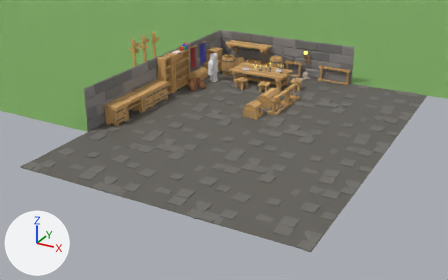
What one commit did to the Blender file Blender-environments/additional.blend.
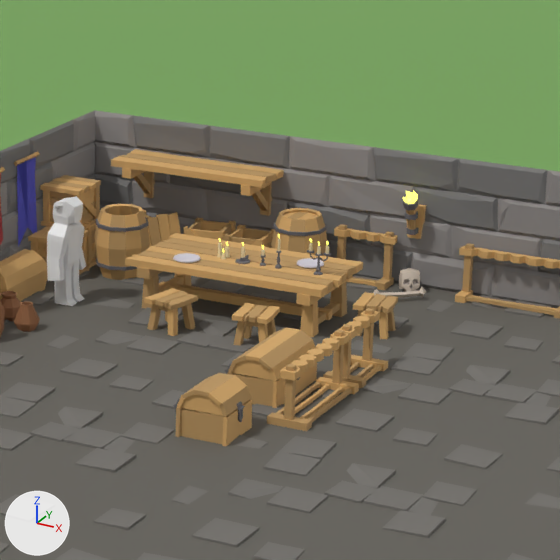
The first picture shows the older version from a camera (50 mm lens) standing at (15.32, -29.12, 10.61) and looking at (2.81, -6.38, -0.76). The close-ups show both versions on the part from 44% to 77% of the width and 0% to 54% of the height of that picture; other places that the commit changed are outside them. Lighting does not change. The marker at lower left points along +X, +Y and +Z.

In view in the first close-up: 'barrel_open', 'chest_double_lid.001', 'floor', 'floor.001', 'floor.002', 'hooman', 'shelf', 'table.001', 'wall.001', 'wall.003', 'weapon_rack_dual', 'weapon_rack_dual_2'.
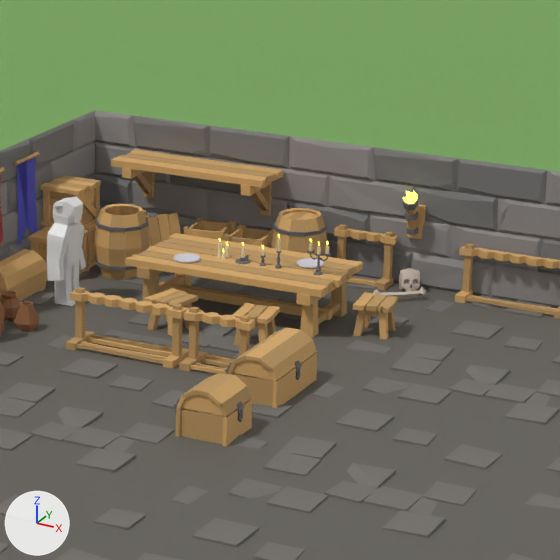
Patch to the scene script:
```diff
--- a/Blender-environments/additional.blend.py
+++ b/Blender-environments/additional.blend.py
@@ ob_weapon_rack_dual @@
 ob_weapon_rack_dual = bpy.data.objects.new('weapon_rack_dual', me_cube_049)
-ob_weapon_rack_dual.location = (4.2, -2.0, 0.0)
-ob_weapon_rack_dual.rotation_euler = (0.0, 0.0, -1.571)  # degrees (0, 0, -90)
+ob_weapon_rack_dual.location = (2.5, -2.68, 0.0)
+ob_weapon_rack_dual.rotation_euler = (0.0, 0.0, -3.142)  # degrees (0, 0, -180)
 _m = ob_weapon_rack_dual.modifiers.new('Triangulate', 'TRIANGULATE')
@@ ob_weapon_rack_dual_2 @@
 ob_weapon_rack_dual_2 = bpy.data.objects.new('weapon_rack_dual_2', me_cube_050)
-ob_weapon_rack_dual_2.location = (4.2, -3.37, 0.0)
-ob_weapon_rack_dual_2.rotation_euler = (0.0, 0.0, -1.571)  # degrees (0, 0, -90)
+ob_weapon_rack_dual_2.location = (1.13, -2.68, 0.0)
+ob_weapon_rack_dual_2.rotation_euler = (0.0, 0.0, -3.142)  # degrees (0, 0, -180)
 _m = ob_weapon_rack_dual_2.modifiers.new('Triangulate', 'TRIANGULATE')
```

Where the change shows, as pixel boxes [x1, y1, x2, y2] in the close-ups (560 x 560 px):
'weapon_rack_dual_2', moved, turned: before [267, 329, 359, 431]; after [66, 287, 189, 369]
'weapon_rack_dual', moved, turned: before [323, 308, 388, 388]; after [179, 307, 255, 374]
